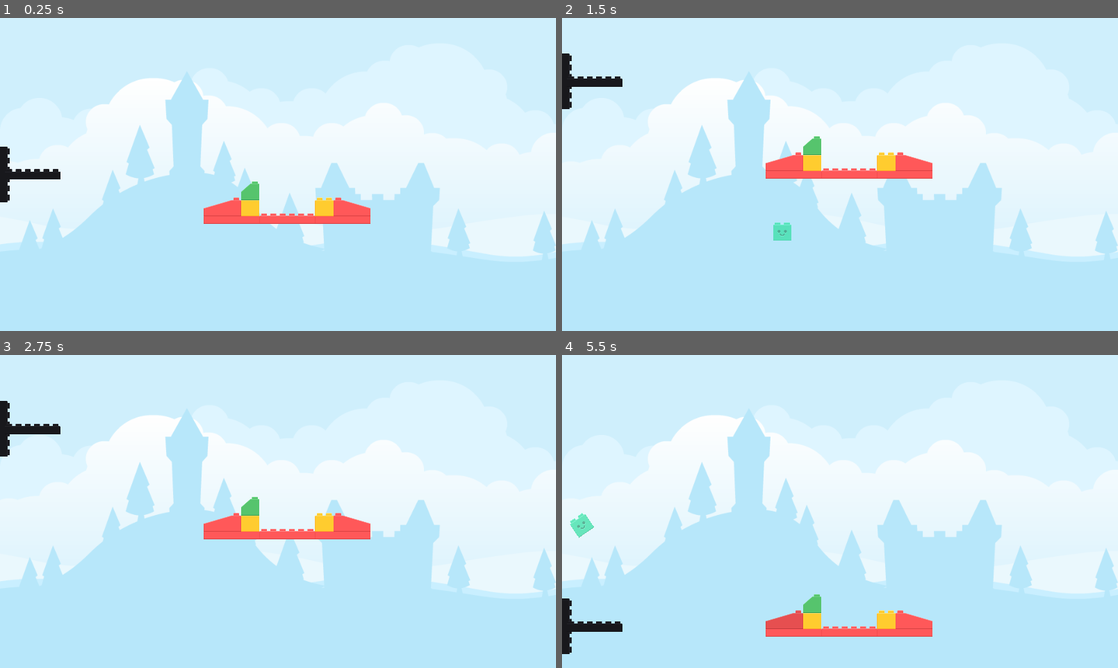
Above: before the commit, frames 1-4 (two rows, left to right).
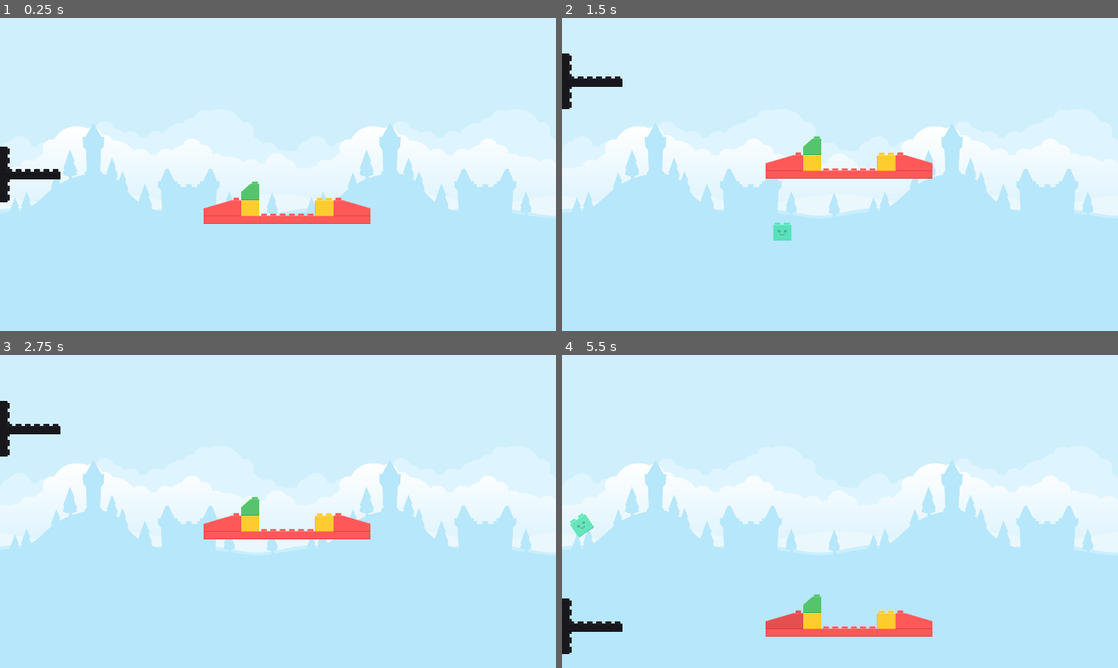
Above: after the commit, the same moments.

Repository: mlotr/Blocks_Gone_Wrong
Game: Godot game, scene res://scenes/level_1.tscn
The game is run twice, just before and just after one commit, with the same random seed, the same clock (stepped at 60 frames per second) and the same inputs. The project has no main scene, so this scene is started directly.
Inputs (mouse positions are in pixels of both pictures, inside the frame that each line leads up to):
- Up to frame 1 (0.25 s): no input
- Up to frame 2 (1.5 s): tap Enter at 0.5 s; move the mouse to (962, 158) at 0.52 s; press the mouse at (962, 158) at 0.53 s; hold Up (ui_up) 0.53-1.28 s; move the mouse to (728, 190) at 1.27 s; release the mouse at (728, 190) at 1.28 s; hold Down (ui_down) from 1.28 s (still down); click (728, 190) at 1.35 s
- Up to frame 3 (2.75 s): move the mouse to (333, 442) at 2.02 s; release Down (ui_down) at 2.03 s; press the mouse at (333, 442) at 2.03 s; hold Up (ui_up) from 2.03 s (still down)
- Up to frame 4 (5.5 s): move the mouse to (812, 574) at 2.77 s; release the mouse at (812, 574) at 2.78 s; click (812, 574) at 2.85 s; move the mouse to (1006, 558) at 3.52 s; release Up (ui_up) at 3.53 s; press the mouse at (1006, 558) at 3.53 s; hold Down (ui_down) from 3.53 s (still down); move the mouse to (673, 464) at 4.27 s; release the mouse at (673, 464) at 4.28 s; click (673, 464) at 4.35 s; move the mouse to (867, 511) at 5.02 s; press the mouse at (867, 511) at 5.03 s

The runs differ from the first frame. In frame 1, 16% of the frame differs, in the area x 0-100%, y 19-77%; in frame 2, 16%; in frame 3, 16%; in frame 4, 16%.

Commit message:
Improved parallax background

Diff:
--- a/scenes/level_1.tscn
+++ b/scenes/level_1.tscn
@@ -1,6 +1,6 @@
 [gd_scene load_steps=9 format=3 uid="uid://dkyn4mwiaokpl"]
 
-[ext_resource type="Texture2D" uid="uid://w7adwji7c43p" path="res://backgrounds/backgroundCastles.png" id="1_7mng4"]
+[ext_resource type="Texture2D" uid="uid://8l2nxj1rqc36" path="res://backgrounds/STB_parallax_background.png" id="1_mkn4i"]
 [ext_resource type="PackedScene" uid="uid://8og7i1oc0koo" path="res://scenes/block.tscn" id="1_n0uur"]
 [ext_resource type="PackedScene" uid="uid://bnpalud56fodw" path="res://scenes/cannon.tscn" id="3_boywy"]
 [ext_resource type="Script" path="res://scripts/game_camera.gd" id="4_fbl8c"]
@@ -19,8 +19,7 @@
 
 [node name="Sprite2D" type="Sprite2D" parent="ParallaxBackground/ParallaxLayer"]
 position = Vector2(1024, 540)
-scale = Vector2(2, 2)
-texture = ExtResource("1_7mng4")
+texture = ExtResource("1_mkn4i")
 
 [node name="Cannon" parent="." instance=ExtResource("3_boywy")]
 position = Vector2(16, 536)
Binary file added: backgrounds/STB_parallax_background.png
Not shown, added: backgrounds/STB_parallax_background.png.import
